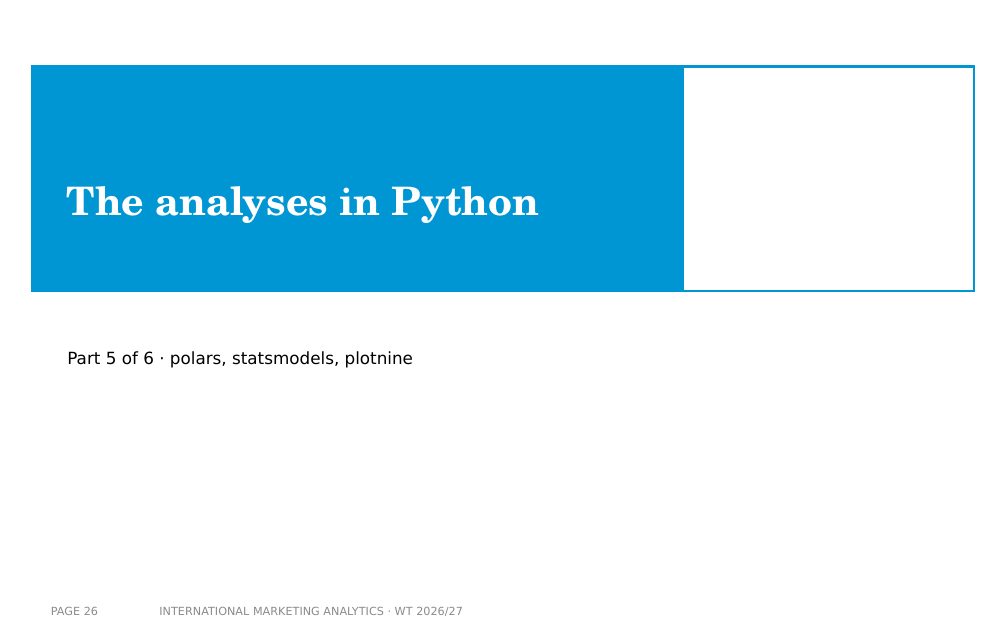
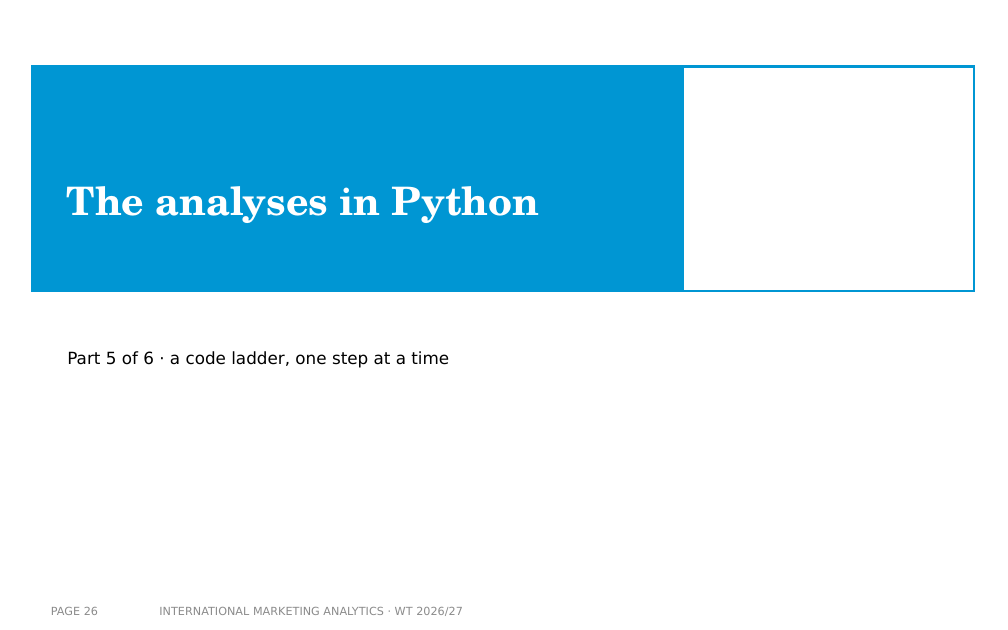
Before and after one commit to arnefloh-wu/international-marketing-analytics-teaching, a slide deck: slide 26 of slides/logistic-regression-in-international-marketing_WT26-27.pptx. Drawn at 1008x630 pixels with LibreOffice and Linux fonts; fonts in the diff are those of the drawing; background and template pictures are left out. Boxes give left, top, right and bottom in pixels: in the first picture for what was removed or moved away, otherwise in the second. Text is boxed around its words. In the diff, an @@ line names an element or a change of style, - is before the commit and + after.

```diff
--- a/slides/logistic-regression-in-international-marketing_WT26-27.pptx
+++ b/slides/logistic-regression-in-international-marketing_WT26-27.pptx
@@ text at bbox=[67, 351, 449, 368]: text changed @@
-Part 5 of 6 · polars, statsmodels, plotnine
+Part 5 of 6 · a code ladder, one step at a time
```
Also in this commit, not shown: 6 other slides changed, 9 slides added, 3 slides removed, 3 other files.
